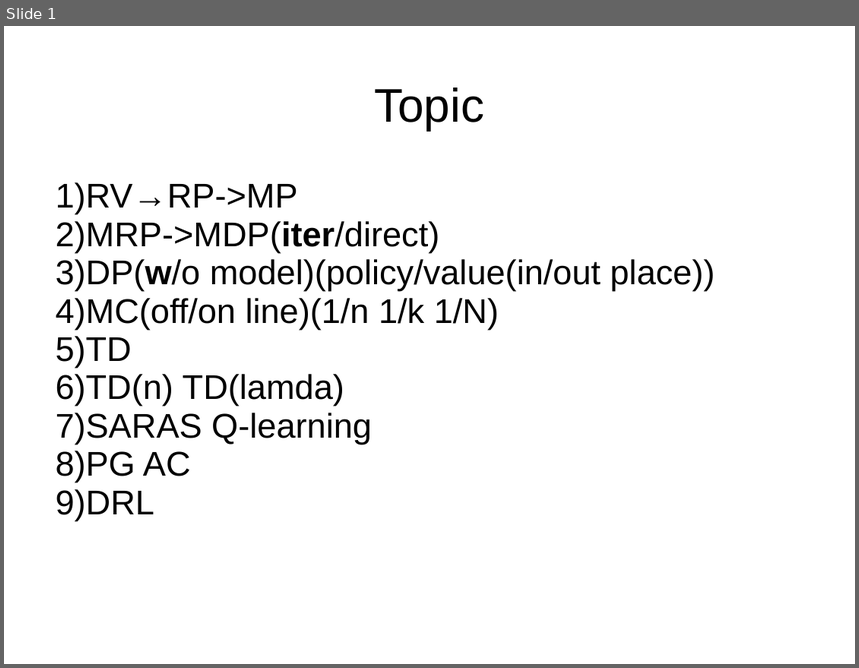
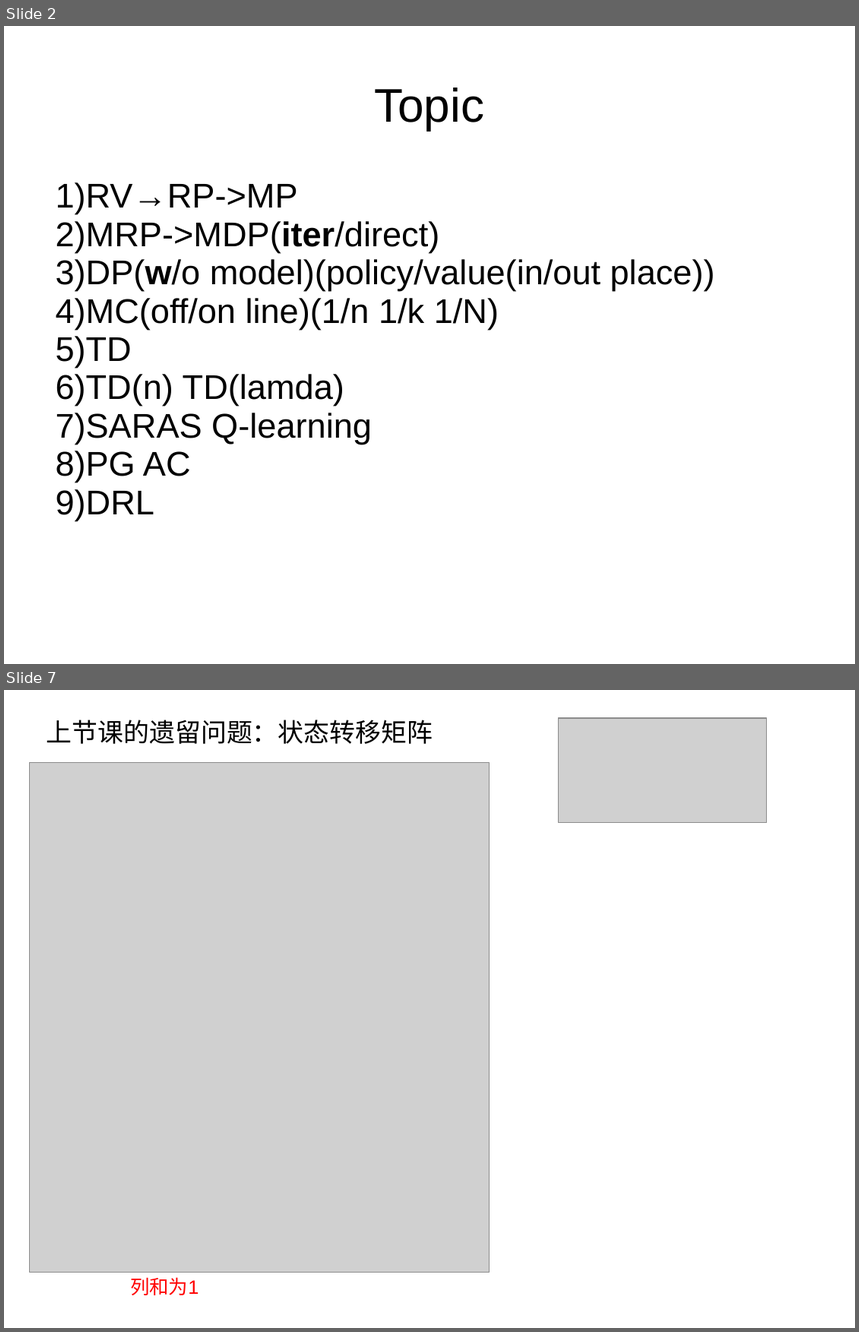
Before and after one commit to GarfieldF/RL_Course-slides_hw, a slide deck: DAY2/lecture2.pptx. Shown one above the other, each under a label of ours: slide 1 before the commit, slides 2 and 7 after it; the slides between them are not shown. The pictures are 859x668 and 859x1332 pixels, drawn with LibreOffice and Linux fonts; fonts in the diff are those of the drawing; grey boxes stand for pictures. Boxes give left, top, right and bottom in pixels: in the first picture for what was removed or moved away, otherwise in the second. Text is boxed around its words. In the diff, an @@ line names an element or a change of style, - is before the commit and + after.

```diff
--- a/DAY2/lecture2.pptx
+++ b/DAY2/lecture2.pptx
@@ slide 7 added at <box>4,690,855,1328</box>, background #FFFFFF @@
@@ title added at <box>47,720,433,744</box>, 24 pt, text #000000 @@
+上节课的遗留问题：状态转移矩阵
@@ picture added at <box>560,718,768,822</box> @@
@@ picture added at <box>30,763,490,1272</box> @@
@@ text added at <box>130,1277,199,1296</box>, 18 pt, text #FF0000 @@
+列和为1
@@ what was slide 1 is now slide 2 @@
```
Also in this commit, not shown: 2 slides changed, 45 other slides added, 3 other files.
